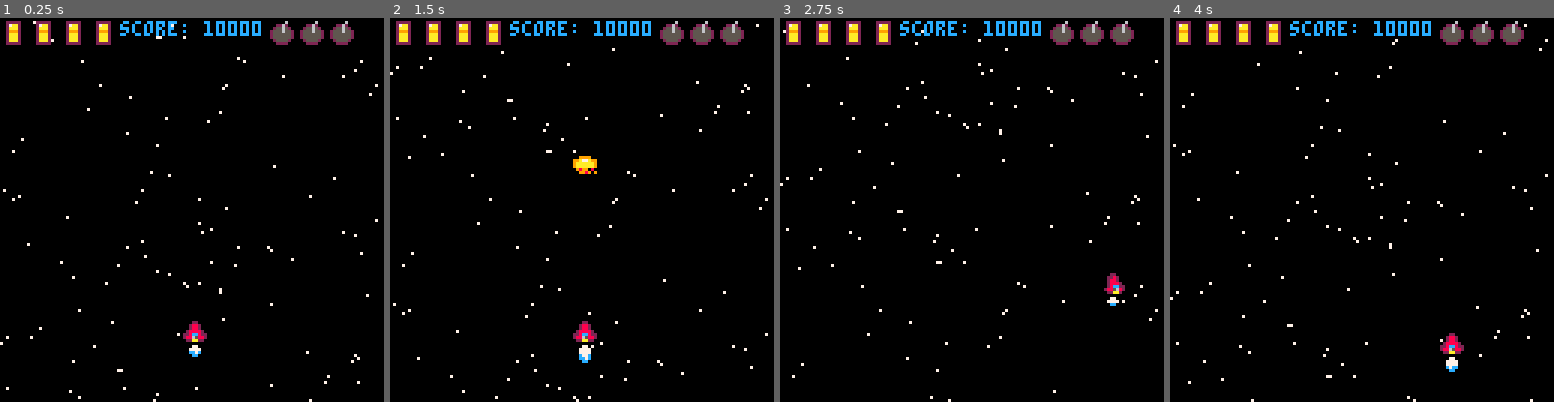
Above: before the commit, frames 1-4 (left to right).
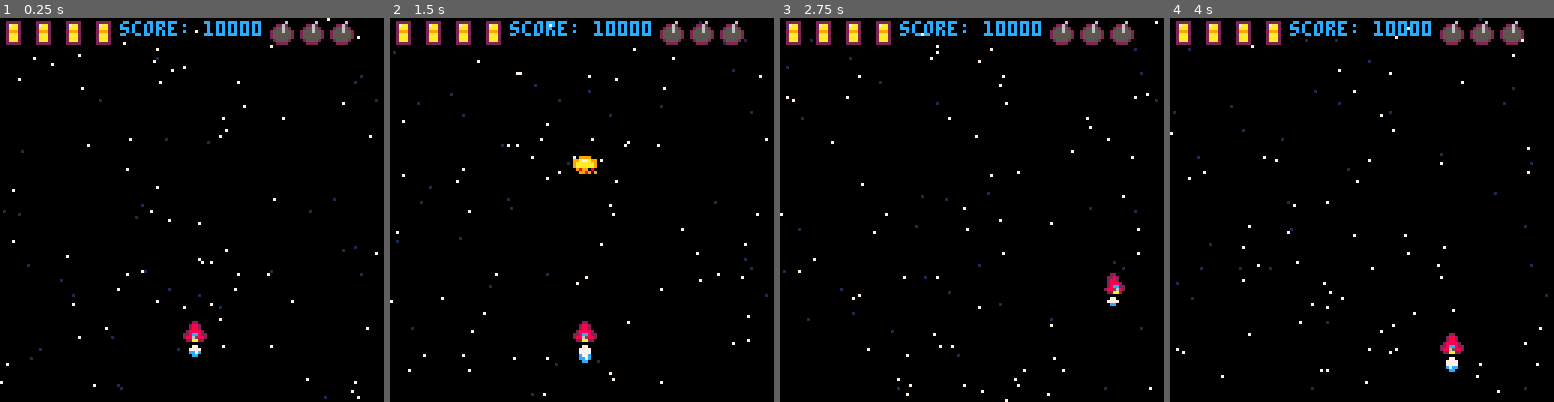
Above: after the commit, the same moments.

Repository: HeitorLoureiro1611/pico8-shmup
Game: PICO-8 cartridge shmupnavinha.p8
Same seed, same stepped clock (60 frames per second), same inputs: the game is played once before the commit and once after it.
Inputs:
- Up to frame 1 (0.25 s): no input
- Up to frame 2 (1.5 s): tap X (X key) at 0.33, 1.07 s
- Up to frame 3 (2.75 s): hold Right 1.6-2.1 s; tap X (X key) at 1.85 s; hold Up 2.15-2.42 s; hold Right from 2.47 s (still down)
- Up to frame 4 (4 s): tap X (X key) at 2.97 s; release Right at 3.03 s; hold Left 3.08-3.58 s; hold Down 3.63-3.97 s

The runs differ from the first frame. In frame 1, 1.2% of the frame differs, in the area x 0-99%, y 0-100%; in frame 2, 1.1%; in frame 3, 1.2%; in frame 4, 1.2%.

Commit message:
[add] paralax das estrelas

Diff:
--- a/shmupnavinha.p8
+++ b/shmupnavinha.p8
@@ -8,7 +8,7 @@
 	vidasmax=4
 
 	vel=0
-
+	scor=7
 	especialat=3
 	especialmax=3
 
@@ -30,9 +30,11 @@
 
  estrelax={}
 	estrelay={}
+	estrelavel={}
 	for i=1,100 do
 		add(estrelax,flr(rnd(128)))
 		add(estrelay,flr(rnd(128)))
+		add(estrelavel, rnd(1.5)+0.5)
 	end
 
 
@@ -139,18 +141,23 @@
 -->8
 function field()
 	for i=1,#estrelax do
-		pset(estrelax[i],estrelay[i],7)
+		if estrelavel[i]>1 then
+			scor=7
+		elseif estrelavel[i]<1 then
+			scor=1
+		end
+		pset(estrelax[i],estrelay[i],scor)
 	end
 end
 
 function fieldanim()
 for i=1, #estrelay do
-	local estrelayat=estrelay[i]
+	local estrelayat=estrelay[i]+estrelavel[i]
 	estrelayat+=1
-		if estrelayat > 128 then
-			estrelayat-=128
-		end
-		estrelay[i]=estrelayat
+	if estrelayat > 128 then
+		estrelayat-=128
+	end
+	estrelay[i]=estrelayat
 	end
 end
 __gfx__
